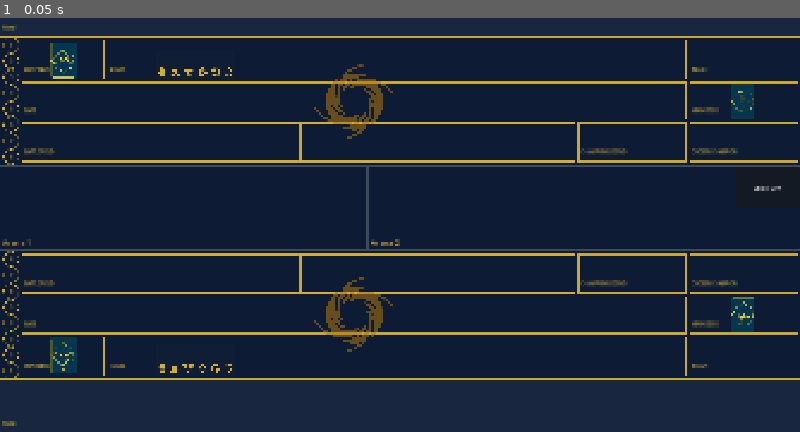
Above: before the commit, frame 1.
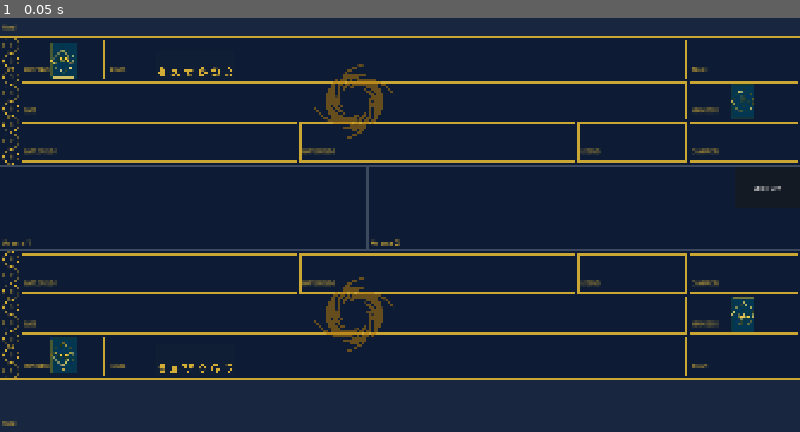
Above: after the commit, the same moment.

Repository: hashirmohammad/RiftBound
Game: Godot game, scene res://Scenes/main.tscn
Two runs of this game, one before a commit and one after it. Both use one fixed random seed, a clock stepped at 60 frames per second and the inputs below.
Inputs:
- Up to frame 1 (0.05 s): no input

The runs differ from the first frame. In frame 1, 0.3% of the frame differs, in the area x 6-93%, y 25-67%.

Commit message:
main changes

Diff:
--- a/Scenes/main.tscn
+++ b/Scenes/main.tscn
@@ -17,6 +17,15 @@
 [ext_resource type="PackedScene" uid="uid://23ypgw1gnlhb" path="res://Scenes/MainDeck.tscn" id="11_wsu2k"]
 [ext_resource type="PackedScene" uid="uid://cscpai8v2fbek" path="res://Scenes/Trash.tscn" id="12_k12tt"]
 
+[sub_resource type="RectangleShape2D" id="RectangleShape2D_bf"]
+size = Vector2(658, 88)
+
+[sub_resource type="RectangleShape2D" id="RectangleShape2D_arena0"]
+size = Vector2(876, 196)
+
+[sub_resource type="RectangleShape2D" id="RectangleShape2D_arena1"]
+size = Vector2(872, 196)
+
 [node name="Main" type="Node2D" unique_id=1554237704]
 script = ExtResource("1_hptm8")
 
@@ -30,8 +39,14 @@
 [node name="P0_Arena" parent="." unique_id=372592103 instance=ExtResource("2_h1bgf")]
 position = Vector2(440, 540)
 
+[node name="CollisionShape2D" parent="P0_Arena/Area2D" unique_id=1861620884]
+shape = SubResource("RectangleShape2D_arena0")
+
 [node name="P1_Arena" parent="." unique_id=2089672518 instance=ExtResource("2_h1bgf")]
-position = Vector2(1324, 540)
+position = Vector2(1322, 540)
+
+[node name="CollisionShape2D" parent="P1_Arena/Area2D" unique_id=1861620884]
+shape = SubResource("RectangleShape2D_arena1")
 
 [node name="P0" type="Node2D" parent="." unique_id=246826101]
 
@@ -61,8 +76,19 @@
 [node name="P0_Point8" parent="P0/P0_Points" unique_id=822467084 instance=ExtResource("4_k12tt")]
 position = Vector2(27, 663)
 
-[node name="P0_Battlefield" parent="P0" unique_id=737844258 instance=ExtResource("4_6iyac")]
-position = Vector2(717, 698)
+[node name="P0_Battlefield" type="Node2D" parent="P0" unique_id=300000001]
+
+[node name="P0_Battlefield1" parent="P0/P0_Battlefield" unique_id=737844258 instance=ExtResource("4_6iyac")]
+position = Vector2(383, 698)
+
+[node name="CollisionShape2D" parent="P0/P0_Battlefield/P0_Battlefield1/Area2D" unique_id=931943060]
+shape = SubResource("RectangleShape2D_bf")
+
+[node name="P0_Battlefield2" parent="P0/P0_Battlefield" unique_id=200000001 instance=ExtResource("4_6iyac")]
+position = Vector2(1051, 698)
+
+[node name="CollisionShape2D" parent="P0/P0_Battlefield/P0_Battlefield2/Area2D" unique_id=931943060]
+shape = SubResource("RectangleShape2D_bf")
 
 [node name="P0_Legend" parent="P0" unique_id=1188493574 instance=ExtResource("5_6iyac")]
 position = Vector2(1518, 698)
@@ -119,8 +145,19 @@
 [node name="P1_Point8" parent="P1/P1_Points" unique_id=100000016 instance=ExtResource("4_k12tt")]
 position = Vector2(27, 663)
 
-[node name="P1_Battlefield" parent="P1" unique_id=100000001 instance=ExtResource("4_6iyac")]
-position = Vector2(717, 382)
+[node name="P1_Battlefield" type="Node2D" parent="P1" unique_id=300000002]
+
+[node name="P1_Battlefield1" parent="P1/P1_Battlefield" unique_id=100000001 instance=ExtResource("4_6iyac")]
+position = Vector2(383, 382)
+
+[node name="CollisionShape2D" parent="P1/P1_Battlefield/P1_Battlefield1/Area2D" unique_id=931943060]
+shape = SubResource("RectangleShape2D_bf")
+
+[node name="P1_Battlefield2" parent="P1/P1_Battlefield" unique_id=200000002 instance=ExtResource("4_6iyac")]
+position = Vector2(1051, 382)
+
+[node name="CollisionShape2D" parent="P1/P1_Battlefield/P1_Battlefield2/Area2D" unique_id=931943060]
+shape = SubResource("RectangleShape2D_bf")
 
 [node name="P1_Legend" parent="P1" unique_id=100000002 instance=ExtResource("5_6iyac")]
 position = Vector2(1518, 382)
--- a/Scripts/FrontEnd/Board.gd
+++ b/Scripts/FrontEnd/Board.gd
@@ -1,6 +1,7 @@
+@tool
 extends Control
 
-@onready var game_controller: Node = $"../GameController"
+@onready var game_controller: Node = $"../GameController" if not Engine.is_editor_hint() else null
 
 const SCREEN_W     = 1920.0
 const SCREEN_H     = 1080.0
@@ -23,7 +24,9 @@
 
 # Public panel references — GameController renders card visuals into these
 var player_battlefield_panel:   Panel = null
+var player_battlefield_right:   Panel = null
 var opponent_battlefield_panel: Panel = null
+var opponent_battlefield_right: Panel = null
 var player_champion_legend:     Panel = null
 var opponent_champion_legend:   Panel = null
 var player_main_deck:           Panel = null
@@ -35,6 +38,10 @@
 var arena_p0_panel:             Panel = null
 var arena_p1_panel:             Panel = null
 
+# Base panel references — used to fit slot collisions
+var player_base_panel:   Panel = null
+var opponent_base_panel: Panel = null
+
 # Slot nodes — used by CardManager for highlight routing
 var _player_slot_nodes: Array = []
 var _p1_slot_nodes:     Array = []
@@ -69,9 +76,14 @@
 	add_rect(Vector2(0, ph + DIVIDER_H + ARENA_H), Vector2(SCREEN_W, DIVIDER_H), COLOR_DIV)
 	build_player(ph + DIVIDER_H * 2 + ARENA_H, false, ph)
 
+	if not Engine.is_editor_hint():
+		call_deferred("_post_ready_setup")
+
+func _post_ready_setup() -> void:
 	_cache_player_slots()
 	_setup_battlefield_halves()
 	_spawn_battlefield_slots()
+	_fit_zone_collisions()
 
 # ─── Slot Setup ───────────────────────────────────────────────────────────────
 
@@ -82,40 +94,53 @@
 	var p0_base = get_node_or_null("../P0/P0_Base")
 	if p0_base and p0_base is CardSlot:
 		_player_slot_nodes.append(p0_base)
+		_fit_slot_to_panel(p0_base, player_base_panel)
 	else:
 		push_warning("Board.gd: P0_Base not found or not a CardSlot.")
 
 	var p1_base = get_node_or_null("../P1/P1_Base")
 	if p1_base and p1_base is CardSlot:
 		_p1_slot_nodes.append(p1_base)
+		_fit_slot_to_panel(p1_base, opponent_base_panel)
 	else:
 		push_warning("Board.gd: P1_Base not found or not a CardSlot.")
 
+func _fit_zone_collisions() -> void:
+	_fit_collision_to_panel(get_node_or_null("../P0/P0_Battlefield/P0_Battlefield1"), player_battlefield_panel)
+	_fit_collision_to_panel(get_node_or_null("../P0/P0_Battlefield/P0_Battlefield2"), player_battlefield_right)
+	_fit_collision_to_panel(get_node_or_null("../P1/P1_Battlefield/P1_Battlefield1"), opponent_battlefield_panel)
+	_fit_collision_to_panel(get_node_or_null("../P1/P1_Battlefield/P1_Battlefield2"), opponent_battlefield_right)
+	_fit_collision_to_panel(get_node_or_null("../P0_Arena"), arena_p0_panel)
+	_fit_collision_to_panel(get_node_or_null("../P1_Arena"), arena_p1_panel)
+
+func _fit_collision_to_panel(node: Node2D, panel: Panel) -> void:
+	if node == null or panel == null:
+		return
+	node.global_position = panel.global_position + panel.size / 2.0
+	var area = node.get_node_or_null("Area2D")
+	if area:
+		var shape_node = area.get_node_or_null("CollisionShape2D")
+		if shape_node and shape_node.shape is RectangleShape2D:
+			shape_node.shape      = shape_node.shape.duplicate()
+			shape_node.shape.size = panel.size - Vector2(BORDER_W * 2, BORDER_W * 2)
+
+func _fit_slot_to_panel(slot: CardSlot, panel: Panel) -> void:
+	if slot == null or panel == null:
+		return
+	slot.scale           = Vector2(1.0, 1.0)
+	slot.global_position = panel.global_position + panel.size / 2.0
+	var area = slot.get_node_or_null("Area2D")
+	if area:
+		var shape_node = area.get_node_or_null("CollisionShape2D")
+		if shape_node and shape_node.shape is RectangleShape2D:
+			shape_node.shape      = shape_node.shape.duplicate()
+			shape_node.shape.size = panel.size - Vector2(BORDER_W * 2, BORDER_W * 2)
+
 func _setup_battlefield_halves() -> void:
-	_p0_battlefield_left  = _create_battlefield_half(player_battlefield_panel,   "P0_LeftHalf",  0)
-	_p0_battlefield_right = _create_battlefield_half(player_battlefield_panel,   "P0_RightHalf", 1)
-	_p1_battlefield_left  = _create_battlefield_half(opponent_battlefield_panel, "P1_LeftHalf",  0)
-	_p1_battlefield_right = _create_battlefield_half(opponent_battlefield_panel, "P1_RightHalf", 1)
-
-func _create_battlefield_half(parent_panel: Panel, half_name: String, half_index: int) -> Panel:
-	if parent_panel == null:
-		return null
-
-	var existing = parent_panel.get_node_or_null(half_name)
-	if existing and existing is Panel:
-		return existing
-
-	var half_gap = 8.0
-	var half_w   = (parent_panel.size.x - half_gap) / 2.0
-
-	var panel          = Panel.new()
-	panel.name         = half_name
-	panel.position     = Vector2(0, 0) if half_index == 0 else Vector2(half_w + half_gap, 0)
-	panel.size         = Vector2(half_w, parent_panel.size.y)
-	panel.add_theme_stylebox_override("panel", make_style())
-	parent_panel.add_child(panel)
-
-	return panel
+	_p0_battlefield_left  = player_battlefield_panel
+	_p0_battlefield_right = player_battlefield_right
+	_p1_battlefield_left  = opponent_battlefield_panel
+	_p1_battlefield_right = opponent_battlefield_right
 
 func _spawn_battlefield_slots() -> void:
 	_p1_bf_slot_left  = _create_battlefield_slot(_p1_battlefield_left,  "P1_Left")
@@ -152,6 +177,7 @@
 # ─── Slot Detection ───────────────────────────────────────────────────────────
 
 func get_slot_index_under_mouse() -> int:
+	if game_controller == null: return -1
 	var active_id: int = game_controller.state.get_active_player().id
 	var slots          = _player_slot_nodes if active_id == 0 else _p1_slot_nodes
 	var mouse_pos      = get_global_mouse_position()
@@ -283,6 +309,7 @@
 	var tw  = SCREEN_W - MANA_COL_W - GAP
 	var cw  = floor(tw * 0.14)
 	var lw  = tw - cw * 2 - GAP * 2
+	var bfw = floor((lw - GAP) / 2.0)
 	var rdw = floor(lw * 0.15)
 	var xl  = float(MANA_COL_W)
 	var xc  = xl + lw + GAP
@@ -295,9 +322,10 @@
 	var rb  = inn - re * 2 - GAP * 2
 
 	var zones = [
-		["BATTLEFIELD",     xl,         y1, lw,                  re],
-		["CHAMPION LEGEND", xc,         y1, cw,                  re],
-		["CHOSEN CHAMPION", xr,         y1, cw,                  re],
+		["BATTLEFIELD 1",          xl,         y1, bfw,                 re],
+		["BATTLEFIELD 2",          xl+bfw+GAP, y1, bfw,                 re],
+		["LEGEND",          xc,         y1, cw,                  re],
+		["CHAMPION",        xr,         y1, cw,                  re],
 		["BASE",            xl,         y2, lw + cw + GAP,       re],
 		["MAIN DECK",       xr,         y2, cw,                  re],
 		["RUNE DECK",       xl,         y3, rdw,                 rb],
@@ -313,16 +341,20 @@
 
 		if zname == "RUNES": runes_ref = p
 
-		if   not flip and zname == "BATTLEFIELD":     player_battlefield_panel   = p
-		elif flip     and zname == "BATTLEFIELD":     opponent_battlefield_panel = p
-		if   not flip and zname == "CHAMPION LEGEND": player_champion_legend     = p
-		elif flip     and zname == "CHAMPION LEGEND": opponent_champion_legend   = p
+		if   not flip and zname == "BATTLEFIELD 1":           player_battlefield_panel   = p
+		elif flip     and zname == "BATTLEFIELD 1":           opponent_battlefield_panel = p
+		if   not flip and zname == "BATTLEFIELD 2":           player_battlefield_right   = p
+		elif flip     and zname == "BATTLEFIELD 2":           opponent_battlefield_right = p
+		if   not flip and zname == "LEGEND":           player_champion_legend     = p
+		elif flip     and zname == "LEGEND":           opponent_champion_legend   = p
 		if   not flip and zname == "MAIN DECK":       player_main_deck           = p
 		elif flip     and zname == "MAIN DECK":       opponent_main_deck         = p
 		if   not flip and zname == "RUNE DECK":       player_rune_deck           = p
 		elif flip     and zname == "RUNE DECK":       opponent_rune_deck         = p
 		if   not flip and zname == "RUNES":           player_runes_panel         = p
 		elif flip     and zname == "RUNES":           opponent_runes_panel       = p
+		if   not flip and zname == "BASE":            player_base_panel          = p
+		elif flip     and zname == "BASE":            opponent_base_panel        = p
 
 		if zname == "BASE":
 			add_image(p, tint_gold("res://Assets/RiftBoundLogo.jpg"), -0.2, -0.5, 1.2, 1.5, 0.0, 0.0, 0.0, 0.0, Color(0.83, 0.68, 0.21, 0.55))
